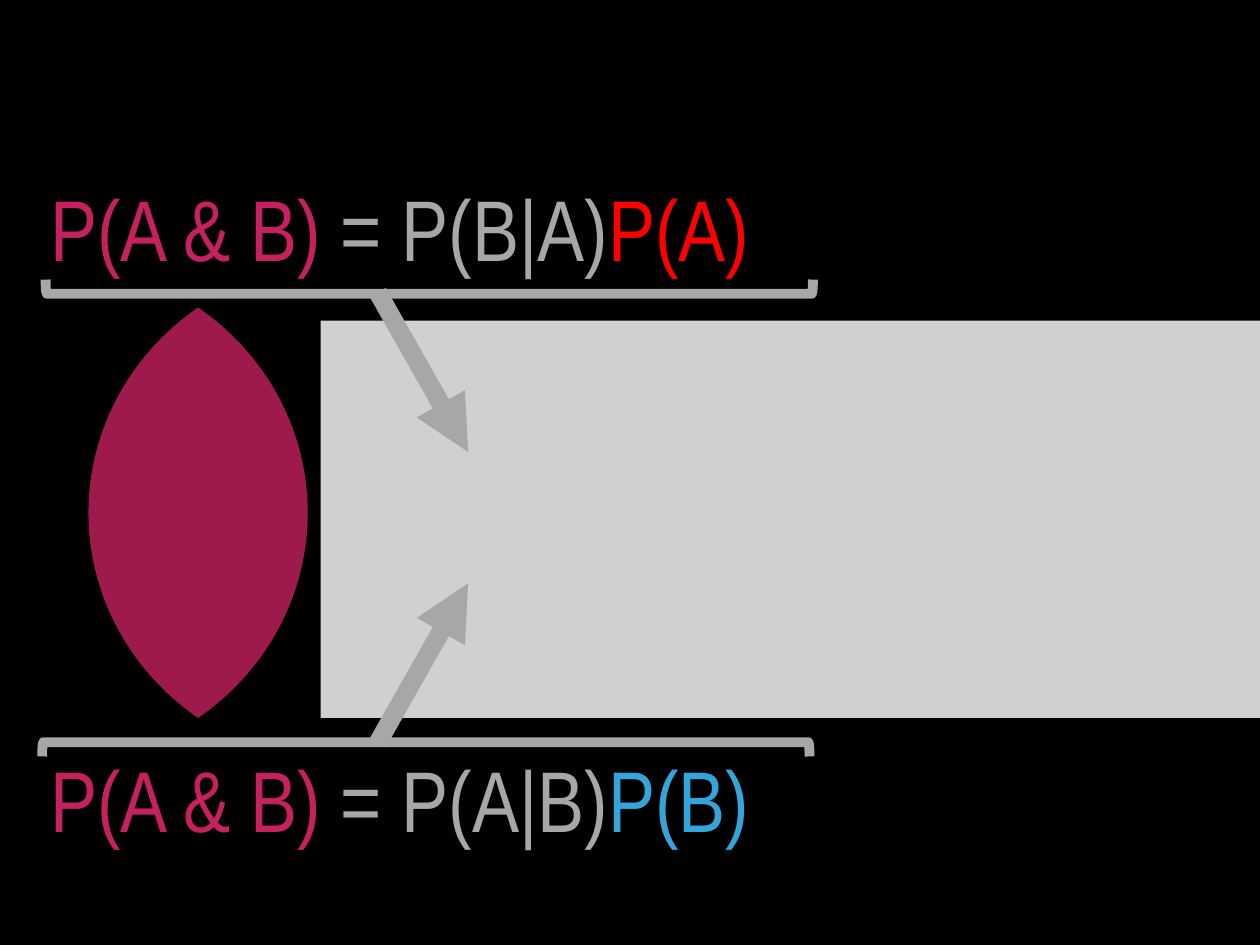
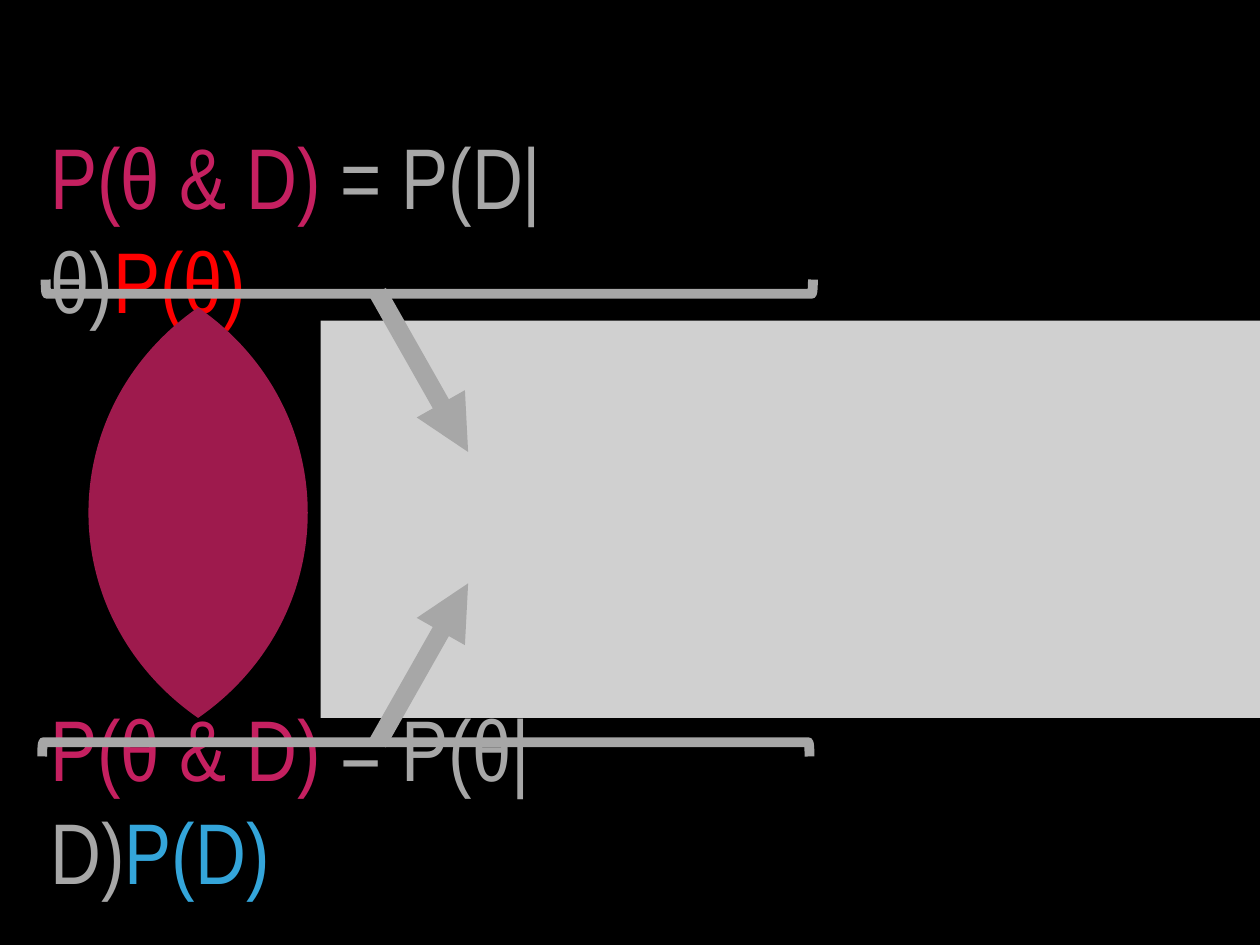
Before and after one commit to patricks1/noble-machine-learning, a slide deck: slide 14 of Session5/Session5_Slides.pptx. Drawn at 1260x945 pixels with LibreOffice and Linux fonts; fonts in the diff are those of the drawing; grey boxes stand for pictures. Boxes give left, top, right and bottom in pixels: in the first picture for what was removed or moved away, otherwise in the second. Text is boxed around its words. In the diff, an @@ line names an element or a change of style, - is before the commit and + after.

```diff
--- a/Session5/Session5_Slides.pptx
+++ b/Session5/Session5_Slides.pptx
@@ rectangle "P(θ & D) = P(D|θ)P(θ)": place and size @@
-rectangle "P(θ & D) = P(D|θ)P(θ)" at (45,170,816,284)
+rectangle "P(θ & D) = P(D|θ)P(θ)" at (45,170,632,284)
@@ text in rectangle at (50,146,542,328): text changed @@
-P(A & B) = P(B|A)P(A)
+P(θ & D) = P(D|θ)P(θ)
@@ text at (50,711,530,899): text changed @@
-P(A & B) = P(A|B)P(B)
+P(θ & D) = P(θ|D)P(D)
```
Also in this commit, not shown: 10 other slides changed, 2 other files.
